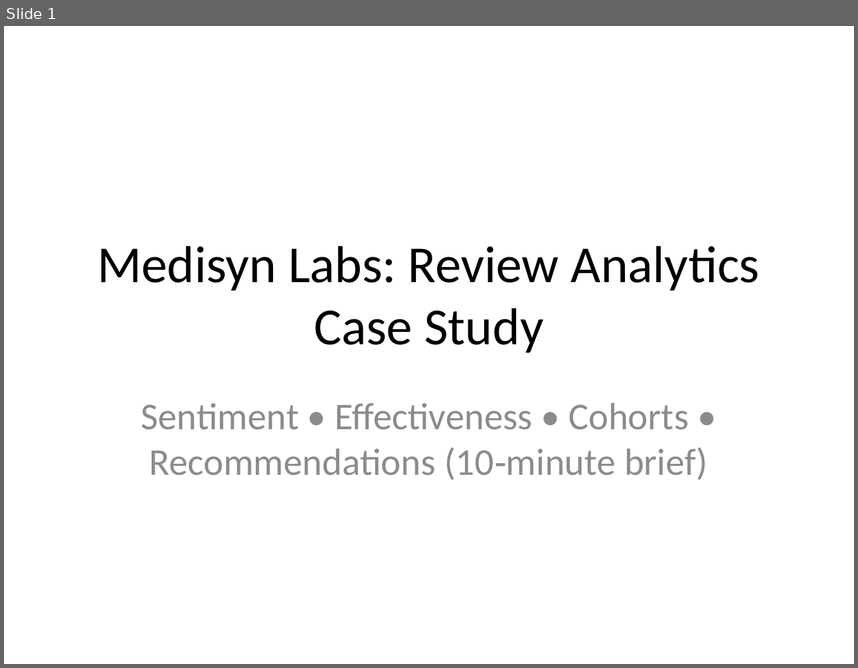
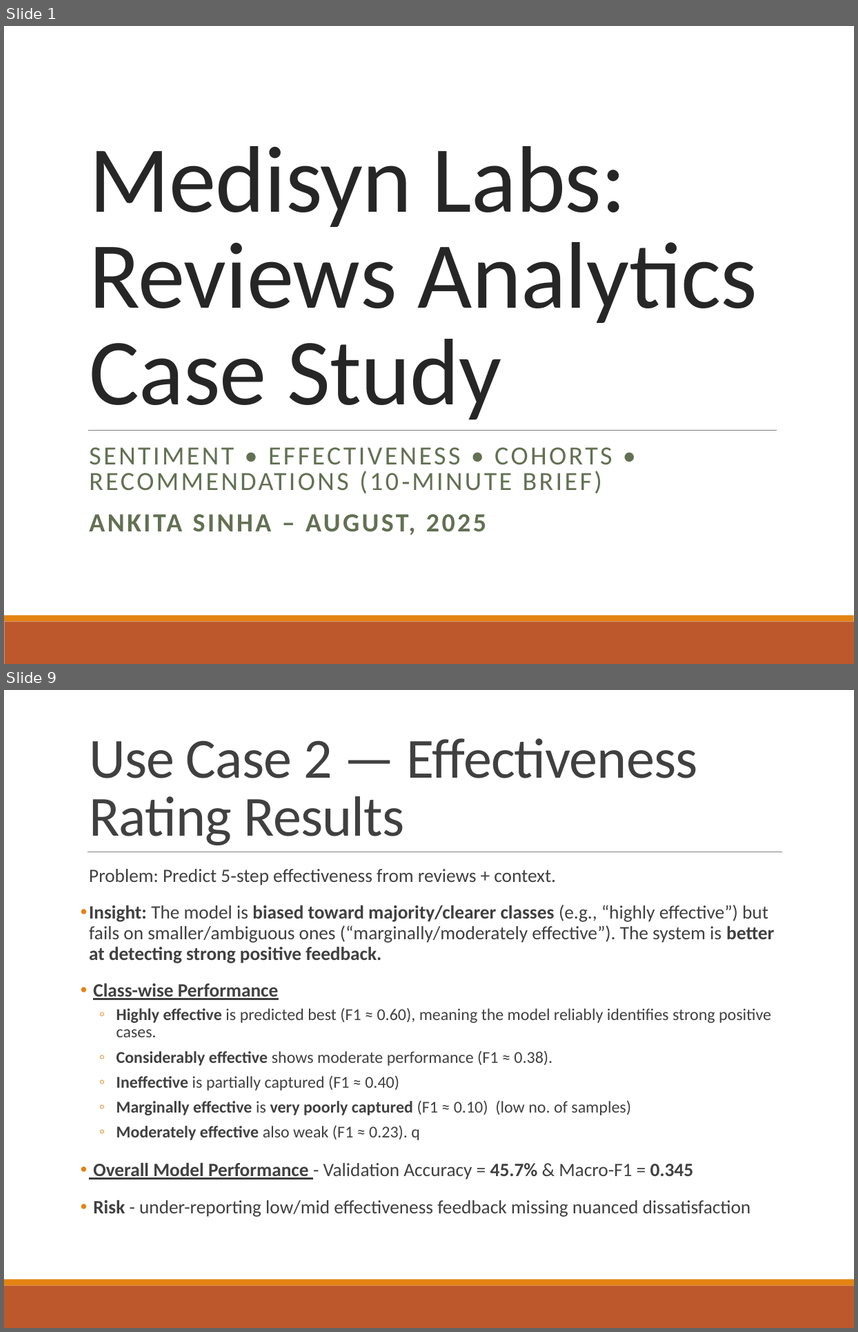
Before and after one commit to ankita-ai/MedisynLabsCaseStudy, a slide deck: Medisyn_Case_Study_4_Use_Cases.pptx. Shown one above the other, each under a label of ours: slide 1 before the commit, slides 1 and 9 after it; the slides between them are not shown. The pictures are 858x668 and 858x1332 pixels, drawn with LibreOffice and Linux fonts; fonts in the diff are those of the drawing. Boxes give left, top, right and bottom in pixels: in the first picture for what was removed or moved away, otherwise in the second. Text is boxed around its words. In the diff, an @@ line names an element or a change of style, - is before the commit and + after.

```diff
--- a/Medisyn_Case_Study_4_Use_Cases.pptx
+++ b/Medisyn_Case_Study_4_Use_Cases.pptx
@@ slide 9 added at [4,690,854,1328], background #FFFFFF; not listed: 2 template elements that a slide beside it also shows @@
@@ title added at [89,738,698,845], 48 pt, text #404040 @@
+Use Case 2 — Effectiveness Rating Results
@@ line added from (87, 851) to (782, 851), #808080 0.5 pt @@
@@ text added at [89,869,774,1216], 16 pt, text #404040 @@
+  Problem: Predict 5‑step effectiveness from reviews + context.
+• Insight: The model is biased toward majority/clearer classes (e.g., “highly effective”) but fails on smaller/ambiguous ones (“marginally/moderately effective”). The system is better at detecting strong positive feedback.
+• Class-wise Performance
+  ◦ Highly effective is predicted best (F1 ≈ 0.60), meaning the model reliably identifies strong positive cases.
+  ◦ Considerably effective shows moderate performance (F1 ≈ 0.38).
+  ◦ Ineffective is partially captured (F1 ≈ 0.40)
+  ◦ Marginally effective is very poorly captured (F1 ≈ 0.10) (low no. of samples)
+  ◦ Moderately effective also weak (F1 ≈ 0.23). q
+• Overall Model Performance - Validation Accuracy = 45.7% & Macro-F1 = 0.345
+• Risk - under-reporting low/mid effectiveness feedback missing nuanced dissatisfaction
@@ slide 1 changed as well @@
@@ title "Medisyn Labs: Reviews Analytics Case ..." at [89,146,758,419]: vertical alignment middle to bottom @@
@@ title at [89,146,758,419]: text changed; size 44 to 80 pt; text colour #000000 to #262626 @@
-Medisyn Labs: Review Analytics Case Study
+Medisyn Labs: Reviews Analytics Case Study
@@ line added from (88, 430) to (777, 430), #808080 0.5 pt @@
@@ subtitle at [89,447,612,535]: text changed; size 32 to 22.2 pt; text colour #8C8C8C to #637052 @@
-Sentiment • Effectiveness • Cohorts • Recommendations (10‑minute brief)
+SENTIMENT • EFFECTIVENESS • COHORTS • RECOMMENDATIONS (10‑MINUTE BRIEF)
+ANKITA SINHA – AUGUST, 2025
@@ rectangle added at [4,621,854,664], fill #BD582C @@
@@ rectangle added at [4,615,854,621], fill #E48312 @@
```
Also in this commit, not shown: 8 other slides changed, 6 other slides added, 1 slide removed.
